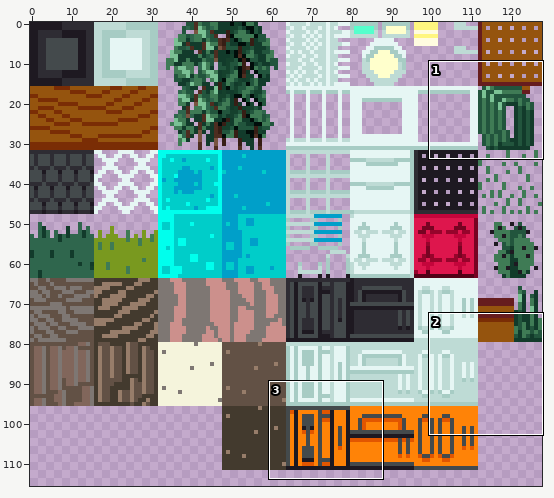
Two states of a sprite sheet, projects/croc3d/ModernHouse.png. The picture above shows the old version from afar; the outline marks the close-up.
Close-up. Before the edit:
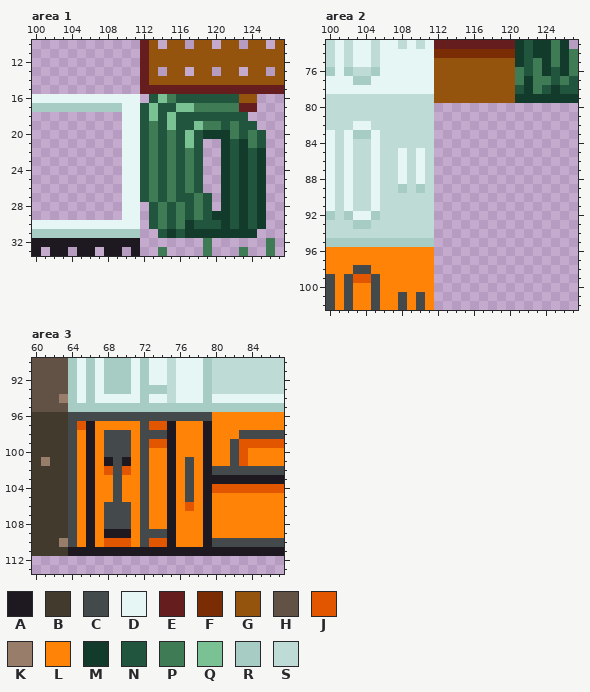
The file is 128x128 pixels. Colours within 5 levels of each other are drawn and written as one. Shown: area 1: x 100..127, y 10..33; area 2: x 100..127, y 73..102; area 3: x 60..87, y 90..113. The wide view leaves out empty margins.
Palette (. is transparent): A #1e1921  B #433a2e  C #444a4c  D #e6f6f4  E #661d1e  F #7a2d05  G #95540e  H #625145  J #e25600  K #977d6a  L #ff8307  M #123b2b  N #22553d  P #3f7b55  Q #7ac194  R #a7ccc4  S #bedbd5
Pixels before, area 1, first column x 100:
10 ............EG.GG.GG.GG.GG.G
11 ............EGGGGGGGGGGGGGGG
12 ............EGGGGGGGGGGGGGGG
13 ............EG.GG.GG.GG.GG.G
14 ............EGGGGGGGGGGGGGGG
15 ............EEEEEEEEEEEEEEEE
16 DDDDDDDDDDDD.NQPNNNNNNNGG...
17 RRRRRRRRRRDDNQNNQQPPPPPEE...
18 ..........DDNQNQNNNNNNNN....
19 ..........DDNPNQNNQPPNPNN...
20 ..........DDNPNPNQNMMMPNPN..
21 ..........DDNPNPNQN..MNMPN..
22 ..........DDNPNPNPN..MNMNM..
23 ..........DDNPNPNPN..MNMNM..
24 ..........DDNPNPNPN..MNMNM..
25 ..........DDNPNPNPN..MNMNM..
26 ..........DDNPNPNPN..MNMNM..
27 ..........DDNPNPNNPN.MNMNM..
28 ..........DD.NPNPNPN.MNMNM..
29 ..........DD.NPNPNPNMMNMNM..
30 DDDDDDDDDDDD.NPNPMNNNMNMNM..
31 RRRRRRRRRRRR..NMNMMMMMMMM...
32 AAAAAAAAAAAA.......P......P.
33 A.AA.AA.AA.A..P....P...P..P.
Pixels before, area 2, first column x 100:
 73 SDSDDSDDSDSDEEEEEEEEEMNMMPM.
 74 SDSDDSDDDDDDFFFFFFFFFMNMMPMP
 75 SDSDDSDDDDDDGGGGGGGGGMNPMPMP
 76 RDRSSRDDDDDDGGGGGGGGGPNPMNMP
 77 DDDRRDDDDDDDGGGGGGGGGPMPPNPN
 78 DDDDDDDDDDDDGGGGGGGGGNMPNMNN
 79 SSSSSSSSSSSSGGGGGGGGGMMMMMMM
 80 SSSSSSSSSSSS................
 81 SSSSSSSSSSSS................
 82 SSSDDSSSSSSS................
 83 DSDRRDSSSSSS................
 84 DSDSSDSSSSSS................
 85 DSDSSDSSDSDS................
 86 DSDSSDSSDSDS................
 87 DSDSSDSSDSDS................
 88 DSDSSDSSDSDS................
 89 DSDSSDSSRSRS................
 90 DSDSSDSSSSSS................
 91 DSDSSDSSSSSS................
 92 RSRDDRSSSSSS................
 93 SSSRRSSSSSSS................
 94 SSSSSSSSSSSS................
 95 RRRRRRRRRRRR................
 96 LLLLLLLLLLLL................
 97 LLLLLLLLLLLL................
 98 LLLCCLLLLLLL................
 99 CLCJJCLLLLLL................
100 CLCLLCLLLLLL................
101 CLCLLCLLCLCL................
102 CLCLLCLLCLCL................
Pixels before, area 3, first column x 60:
 90 HHHHRDRDRRRDRDDSDDDRSSSSSSSS
 91 HHHHRDRDRRRDRDDSDDDRSSSSSSSS
 92 HHHHRDRDRRRDRDDSDDDRSSSSSSSS
 93 HHHHRDRDRRRDRRRSDDDRSSSSSSSS
 94 HHHKRDRDDDDDRDDSDDDRDDDDDDDD
 95 HHHHRRRRRRRRRRRRRRRRRRRRRRRR
 96 BBBBCCCCCCCCCCCCCCCCLLLLLLLL
 97 BBBBCJALLLLLCJJALLLALLLLLLLL
 98 BBBBCLALCCCLCCCALLLALLLCCCCC
 99 BBBBCLALCCCLCJJALLLALLCJJJJJ
100 BBBBCLALCCCLCLLALLLALLCJLLLL
101 BKBBCLALACALCLLALCLALLCJLLLL
102 BBBBCLALJCJLCLLALCLACCCCCCCC
103 BBBBCLALLCLLCLLALCLAAAAAAAAA
104 BBBBCLALLCLLCLLALCLAJJJJJJJJ
105 BBBBCLALLCLLCLLALCLALLLLLLLL
106 BBBBCLALCCCLCLLALJLALLLLLLLL
107 BBBBCLALCCCLCLLALLLALLLLLLLL
108 BBBBCLALCCCLCLLALLLALLLLLLLL
109 BBBBCLALAAALCCCALLLALLLLLLLL
110 BBBKCLALJJJLCJJALLLACCCCCCCC
111 BBBBAAAAAAAAAAAAAAAAAAAAAAAA
The result:
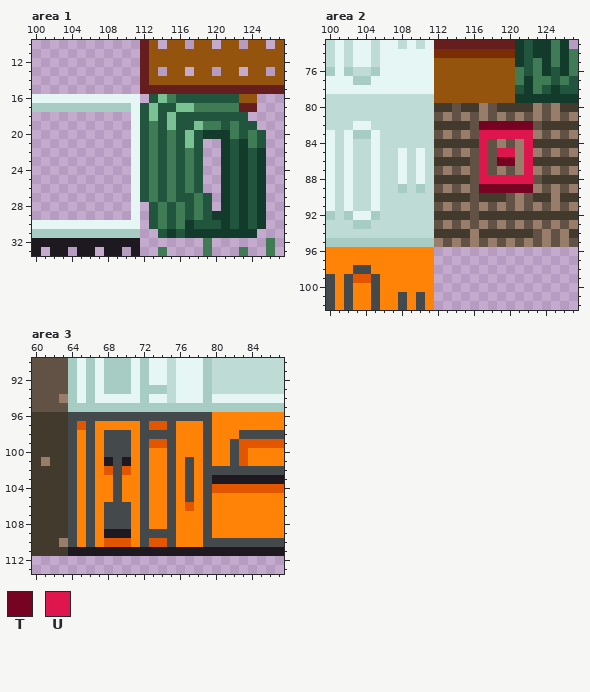
Colours new in this view: T #770322  U #de164d
From old to new:
Area 1:
Colour D becomes colour R in row 17 at x 110.
The edit erases colour D in rows 18 to 29 at x 110.
Area 2:
The author put colour B in row 80 at x 112 to 113, 115 to 116, 119 to 122 and 126 to 127; in row 82 at x 112 to 115 and 124 to 127; in row 84 at x 112 to 116 and 123 to 127; in row 86 at x 112 to 115 and 123 to 127; in row 88 at x 112 to 115 and 124 to 127; in row 90 at x 112 to 115, 117 to 119, 123 to 124 and 126 to 127.
The author put colour B in row 92 at x 112 to 115 and 117 to 127; in row 94 at x 112 to 115, 117 to 122 and 127.
The author put colour H in row 80 at x 114, 118 and 124; in row 81 at x 112, 114, 116, 118, 120, 122, 124 and 126; in row 82 at x 116 and 123; in row 83 at x 112, 114, 116, 124 and 126; in row 84 at x 118 and 120; in row 85 at x 112, 114, 116, 118, 124 and 126.
The author put colour H in row 86 at x 116 and 118; in row 87 at x 112, 114, 116, 118, 120, 124 and 126; in row 88 at x 116 and 123; in row 89 at x 112, 114, 116, 124 and 126; in row 90 at x 116, 120 and 122; in row 91 at x 112, 114, 116, 118, 120, 122, 124 and 126.
The author put colour H in row 92 at x 116; in row 93 at x 112, 114, 116, 118, 120, 122, 124 and 126; in row 94 at x 123 and 125; in row 95 at x 113, 115, 117, 119, 121, 123, 125 and 127.
The author put colour K in row 80 at x 117, 123 and 125; in row 81 at x 113, 115, 117, 119, 121, 123, 125 and 127; in row 83 at x 113, 115, 123, 125 and 127; in row 84 at x 119 and 121; in row 85 at x 113, 115, 121, 123, 125 and 127; in row 86 at x 121.
The author put colour K in row 87 at x 113, 115, 119, 121, 123, 125 and 127; in row 89 at x 113, 115, 123, 125 and 127; in row 90 at x 121 and 125; in row 91 at x 113, 115, 117, 119, 121, 123, 125 and 127; in row 93 at x 113, 115, 117, 119, 121, 123, 125 and 127; in row 94 at x 116, 124 and 126.
The author put colour K in row 95 at x 112, 114, 116, 118, 120, 122, 124 and 126.
The author put colour T in row 82 at x 117 to 122; in row 86 at x 119 to 120; in row 89 at x 117 to 122.
The author put colour U in row 83 at x 117 to 122; in row 84 at x 117 and 122; in row 85 at x 117, 119 to 120 and 122; in rows 86 to 87 at x 117 and 122; in row 88 at x 117 to 122.
Area 3:
Colour A becomes colour C in rows 97 to 110 at x 66, 75 and 79.
Changed places in both close-ups, as pixel boxes (x1, y1, x2, y2):
changed: (122, 103, 131, 220)
added: (434, 103, 578, 247)
changed: (86, 421, 95, 547)
changed: (167, 421, 212, 547)
